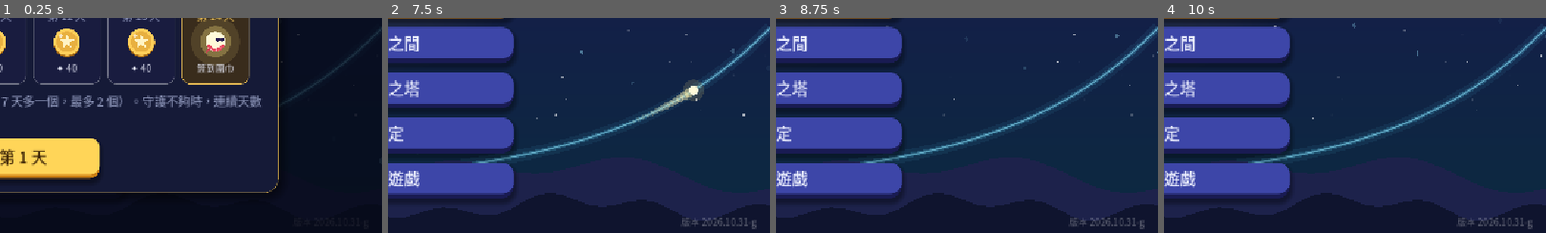
Above: before the commit, frames 1-4 (left to right).
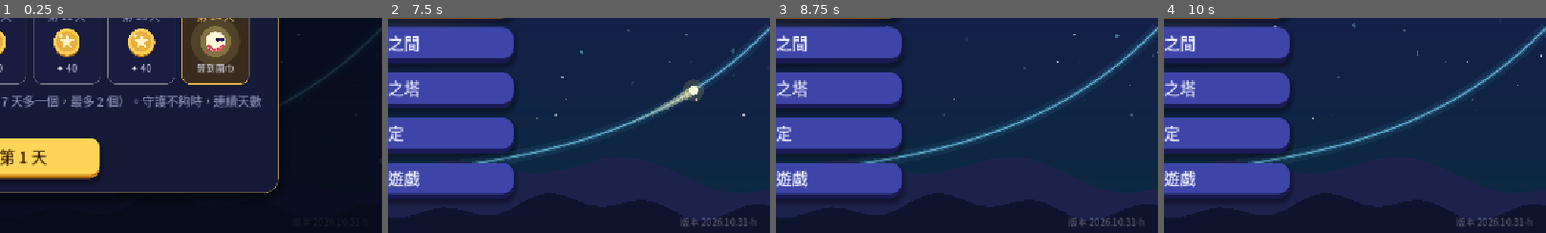
Above: after the commit, the same moments.

Repository: sam2068csie/light-spirit-journey
Game: Godot game, scene res://main_menu.tscn
Two runs of this game, one before a commit and one after it. Both use one fixed random seed, a clock stepped at 60 frames per second and the inputs below.
Inputs (mouse positions are % of the whole screen's width and height, from its top left):
- Up to frame 1 (0.25 s): no input
- Up to frame 2 (7.5 s): click "開始冒險" at 0.5 s; click "開始冒險" at 1.25 s; click "修煉之間" at 2 s; click "終焉之塔" at 2.75 s; click "設定" at 3.5 s; click "離開遊戲" at 4.25 s; click "每日任務" at 5 s; click "光靈扭蛋" at 5.75 s; click "光靈衣櫃" at 6.5 s; click "✕" at 7.25 s
- Up to frame 3 (8.75 s): tap Enter at 8 s; drag from (50, 50) to (60, 28) at 8.02 s
- Up to frame 4 (10 s): drag from (30, 55) to (45, 70) at 8.77 s; move the mouse to (60, 28) at 9.52 s; hold Right from 9.53 s (still down); tap 9 at 9.6 s
The pictures show only the part of the screen within x 50-100%, y 50-100%; the shares and areas given below are measured in that part.

The runs differ from the first frame. In frame 2, 0.1% of the frame differs, in the area x 76-97%, y 92-99%; in frame 3, 0.1%; in frame 4, 0.1%.

Commit message:
G5 兩直線夾角卡片小測：改成夾 30° 的條件 (BUILD 2026.10.31-h)
Co-Authored-By: Claude Opus 5.5 <noreply@anthropic.com>
Claude-Session: https://claude.ai/code/session_01RombajUyooAJ6yvir5uviP

Diff:
--- a/data/concepts_trig.gd
+++ b/data/concepts_trig.gd
@@ -148,8 +148,10 @@
 				{"title": "兩直線的夾角與應用", "tag": "第二章", "glyph": "θ",
 				 "formulas": ["兩直線夾角 θ：tan θ = ?{\\frac{|m₂ − m₁|}{|1 + m₁m₂|}}", "斜率 = ?{tan（傾斜角）}"],
 				 "notes": ["1 + m₁m₂ = 0：兩直線 ?{垂直（θ = 90°）}", "△ABC：tan C = ?{−tan(A + B)}", "tan α、tan β 是 x² + px + q = 0 的兩根：和 ?{−p}、積 ?{q}"],
-				 "check": {"q": "斜率 m₁、m₂ 的兩直線互相垂直，條件是？", "opts": ["m₁m₂ = −1", "m₁ = m₂", "m₁ + m₂ = 0"], "a": 0,
-					"why": "垂直時 θ = 90°，夾角公式的分母 1 + m₁m₂ = 0，也就是 m₁m₂ = −1。m₁ = m₂ 是平行。", "hint": "夾角公式的分母什麼時候是 0？"}},
+				 "check": {"q": "斜率 m₁、m₂ 的兩直線夾 30°，m₁、m₂ 要滿足？",
+					"opts": ["\\frac{|m₂ − m₁|}{|1 + m₁m₂|} = \\frac{√{3}}{3}", "\\frac{|m₂ − m₁|}{|1 + m₁m₂|} = √{3}",
+						"\\frac{|m₂ − m₁|}{|1 − m₁m₂|} = \\frac{√{3}}{3}", "m₁m₂ = −1"], "a": 0,
+					"why": "tan 30° = √3/3，夾角公式的分母是 1 + m₁m₂。√3 是 60° 的 tan；m₁m₂ = −1 是垂直（90°）。", "hint": "先想 tan 30° 是多少，再看分母的符號。"}},
 			]
 		"G6":
 			return [
--- a/data/game.gd
+++ b/data/game.gd
@@ -560,7 +560,7 @@
 
 const DQ := preload("daily_quests.gd")
 ## 版本號（主畫面右下角會顯示）：每次交給你新的檔案時更新，方便確認手機上裝的是不是最新版
-const BUILD := "2026.10.31-g"
+const BUILD := "2026.10.31-h"
 
 
 ## 讀取各單元的資料；舊存檔（還沒有單元的版本）的今日修煉、終焉之塔紀錄搬到「指數與對數」
